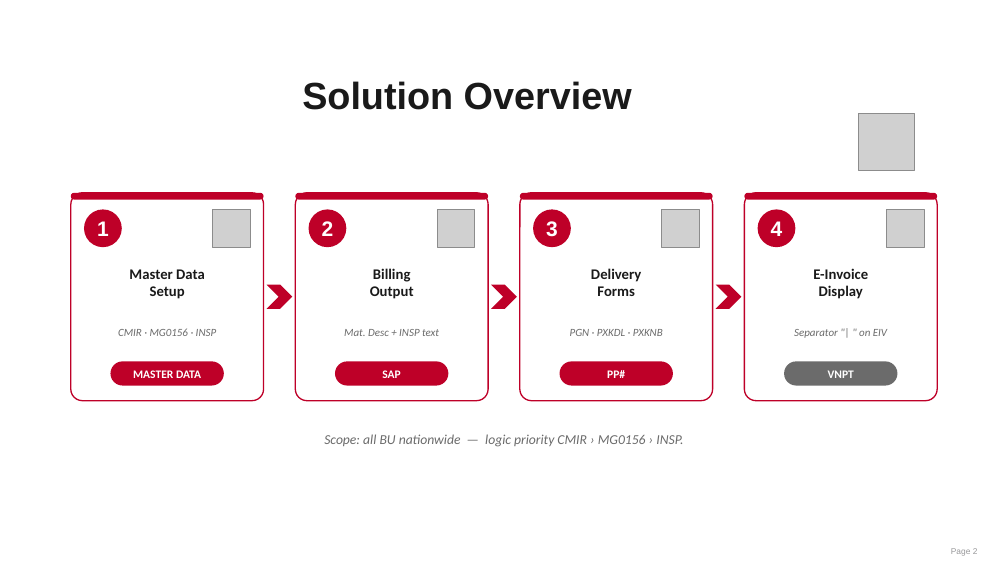
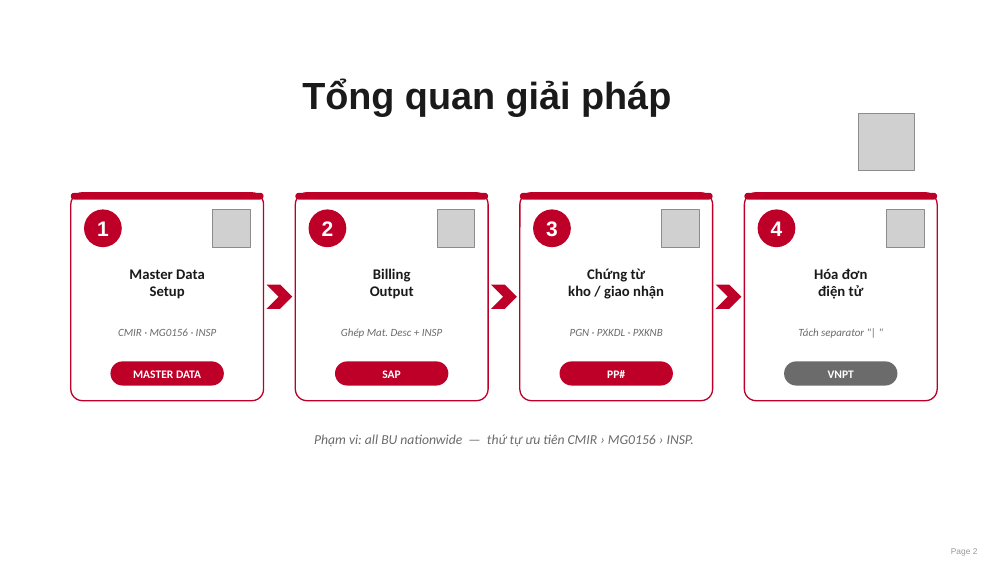
Before and after one commit to nguyenthanhitvn87-source/nguyenthanh, a slide deck: slide 2 of slide/LPNVi_LONG_PRODUCTION_NAME_VIETNAMESE.pptx. Drawn at 1008x567 pixels with LibreOffice and Linux fonts; fonts in the diff are those of the drawing; grey boxes stand for pictures; background and template pictures are left out. Boxes give left, top, right and bottom in pixels: in the first picture for what was removed or moved away, otherwise in the second. Text is boxed around its words. In the diff, an @@ line names an element or a change of style, - is before the commit and + after.

```diff
--- a/slide/LPNVi_LONG_PRODUCTION_NAME_VIETNAMESE.pptx
+++ b/slide/LPNVi_LONG_PRODUCTION_NAME_VIETNAMESE.pptx
@@ title at (x1=302, y1=79, x2=671, y2=116): text changed @@
-Solution Overview
+Tổng quan giải pháp
@@ text at (x1=568, y1=268, x2=664, y2=299): text changed @@
-Delivery
-Forms
+Chứng từ
+kho / giao nhận
@@ text at (x1=814, y1=268, x2=868, y2=299): text changed @@
-E-Invoice
-Display
+Hóa đơn
+điện tử
@@ text at (x1=341, y1=328, x2=442, y2=338): text changed @@
-Mat. Desc + INSP text
+Ghép Mat. Desc + INSP
@@ text at (x1=798, y1=328, x2=864, y2=338): text changed @@
-Separator "| " on EIV
+Tách separator "| "
@@ text at (x1=314, y1=434, x2=694, y2=446): text changed @@
-Scope: all BU nationwide — logic priority CMIR › MG0156 › INSP.
+Phạm vi: all BU nationwide — thứ tự ưu tiên CMIR › MG0156 › INSP.
```
Also in this commit, not shown: 1 other slide changed, 5 slides added, 4 slides removed, 1 other file.
